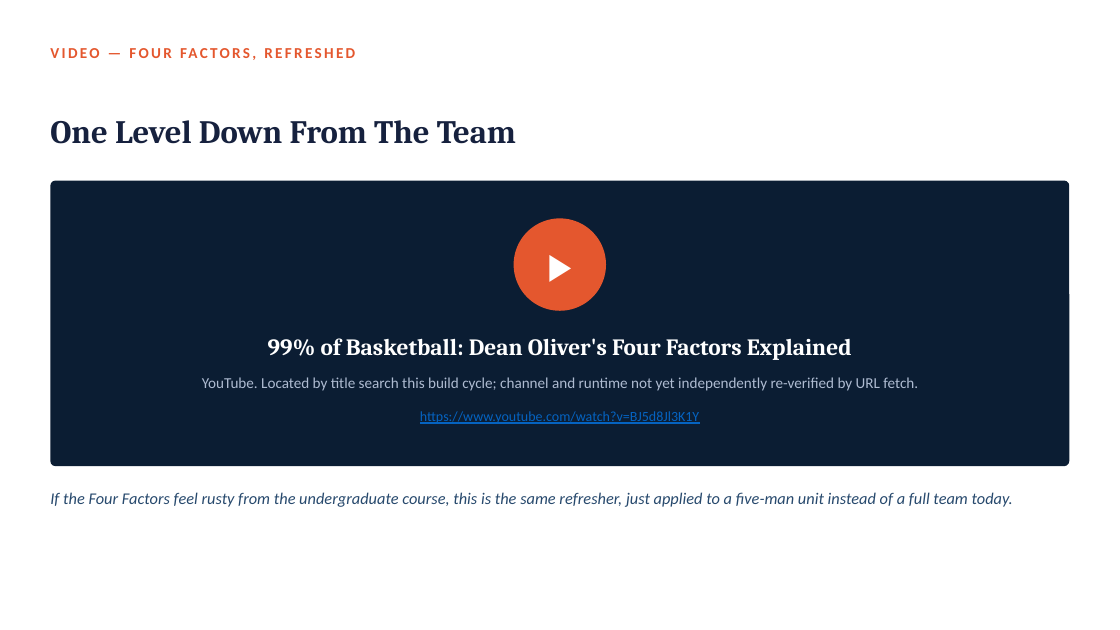
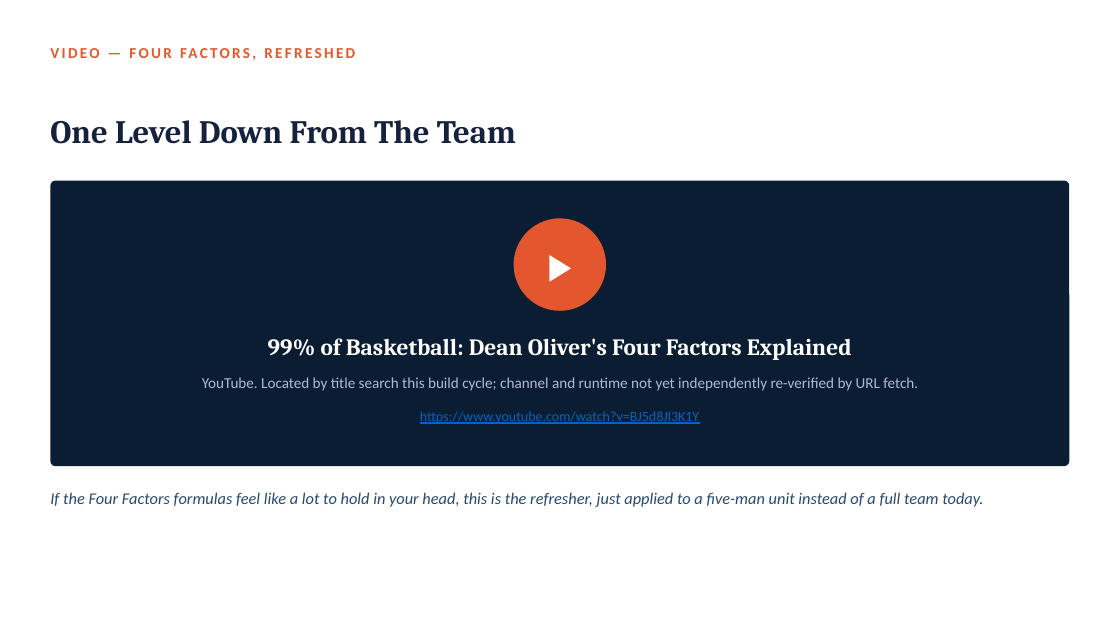
Before and after one commit to fmurital/Teaching-Curriculum, a slide deck: slide 25 of Sports-Analytics-Graduate/02_Beyond_Individual_Skills_Lineups_and_Combinations/Lecture_Slides/Module02_Beyond_Individual_Skills_Lineups_and_Combinations.pptx. Drawn at 1120x630 pixels with LibreOffice and Linux fonts; fonts in the diff are those of the drawing. Boxes give left, top, right and bottom in pixels: in the first picture for what was removed or moved away, otherwise in the second. Text is boxed around its words. In the diff, an @@ line names an element or a change of style, - is before the commit and + after.

Commit message:
Correct graduate course: build syllabus/schedule/admin, switch to course-wide Assignments/Midterm/Final structure, remove per-module homework, fix video policy and cross-course references in Modules 1-2

```diff
--- a/Sports-Analytics-Graduate/02_Beyond_Individual_Skills_Lineups_and_Combinations/Lecture_Slides/Module02_Beyond_Individual_Skills_Lineups_and_Combinations.pptx
+++ b/Sports-Analytics-Graduate/02_Beyond_Individual_Skills_Lineups_and_Combinations/Lecture_Slides/Module02_Beyond_Individual_Skills_Lineups_and_Combinations.pptx
@@ text at (50, 492, 983, 507): text changed @@
-If the Four Factors feel rusty from the undergraduate course, this is the same refresher, just applied to a five-man unit instead of a full team today.
+If the Four Factors formulas feel like a lot to hold in your head, this is the refresher, just applied to a five-man unit instead of a full team today.
```
Also in this commit, not shown: 4 other slides changed, 1 slide removed, 16 other files.
